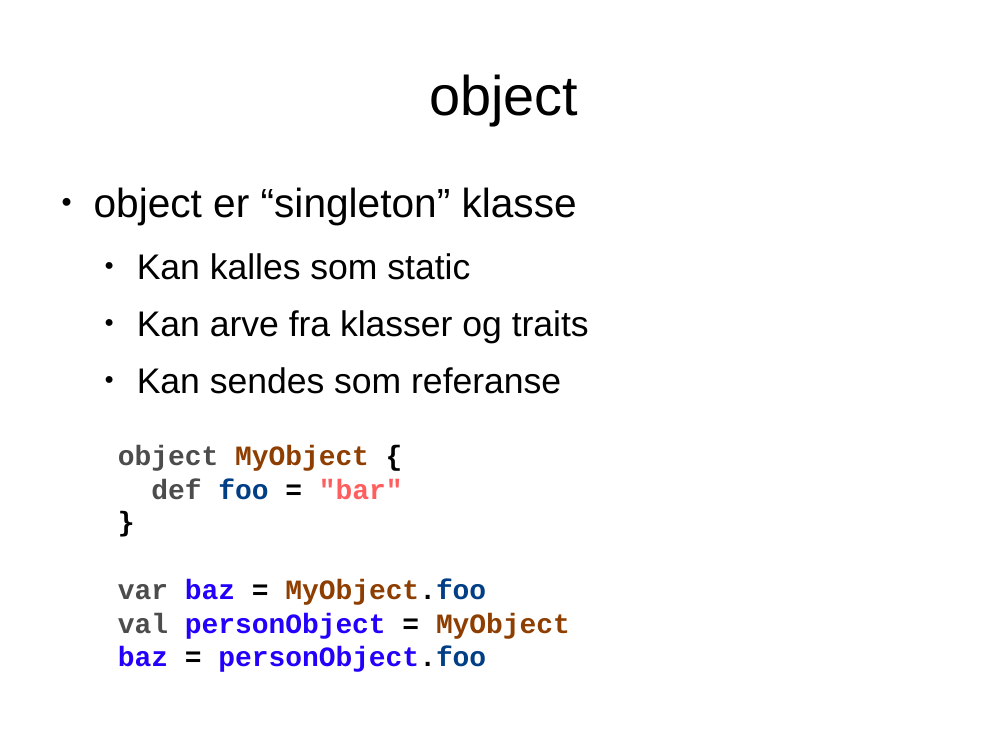
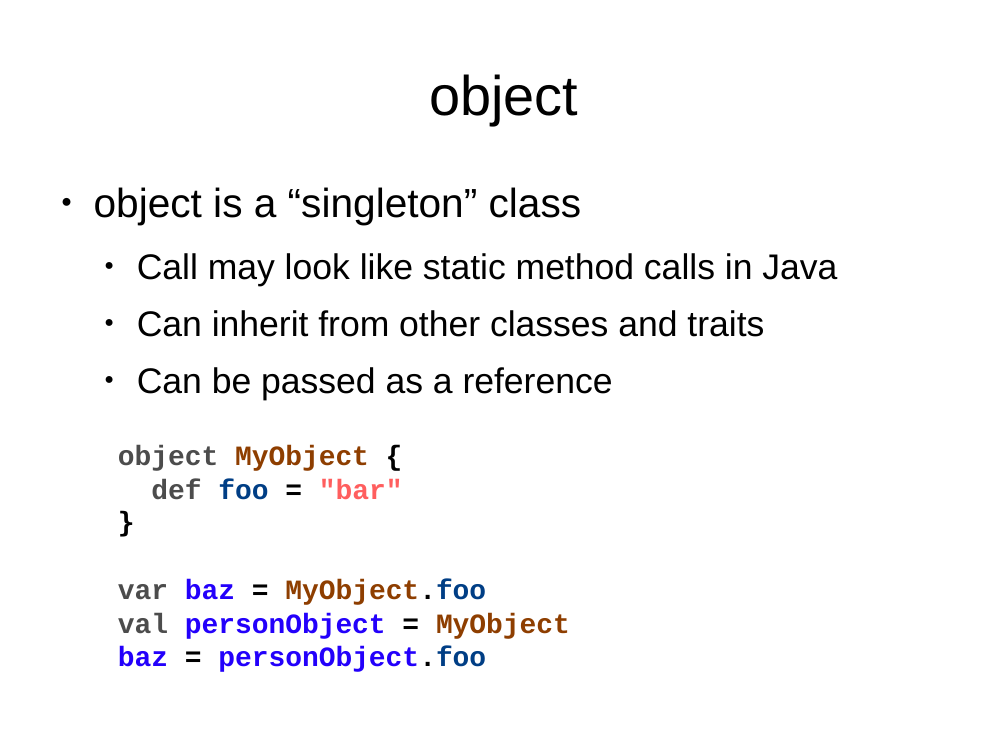
Before and after one commit to javaBin/scala-training-slides, a slide deck: slide 3 of 1.6 - OO-traits.odp. Drawn at 1008x756 pixels with LibreOffice and Linux fonts; fonts in the diff are those of the drawing; background and template pictures are left out. Boxes give left, top, right and bottom in pixels: in the first picture for what was removed or moved away, otherwise in the second. Text is boxed around its words. In the diff, an @@ line names an element or a change of style, - is before the commit and + after.

```diff
--- a/1.6 - OO-traits.odp
+++ b/1.6 - OO-traits.odp
@@ text at (x1=94, y1=187, x2=837, y2=400): text changed @@
-● object er “singleton” klasse
-  ● Kan kalles som static
-  ● Kan arve fra klasser og traits
-  ● Kan sendes som referanse
+● object is a “singleton” class
+  ● Call may look like static method calls in Java
+  ● Can inherit from other classes and traits
+  ● Can be passed as a reference
```
Also in this commit, not shown: 12 other slides changed.
